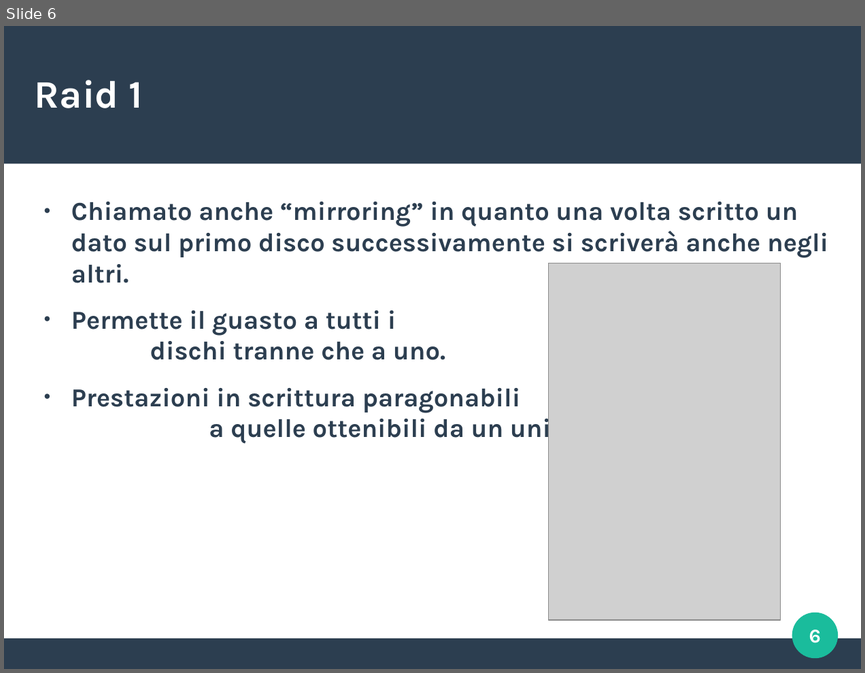
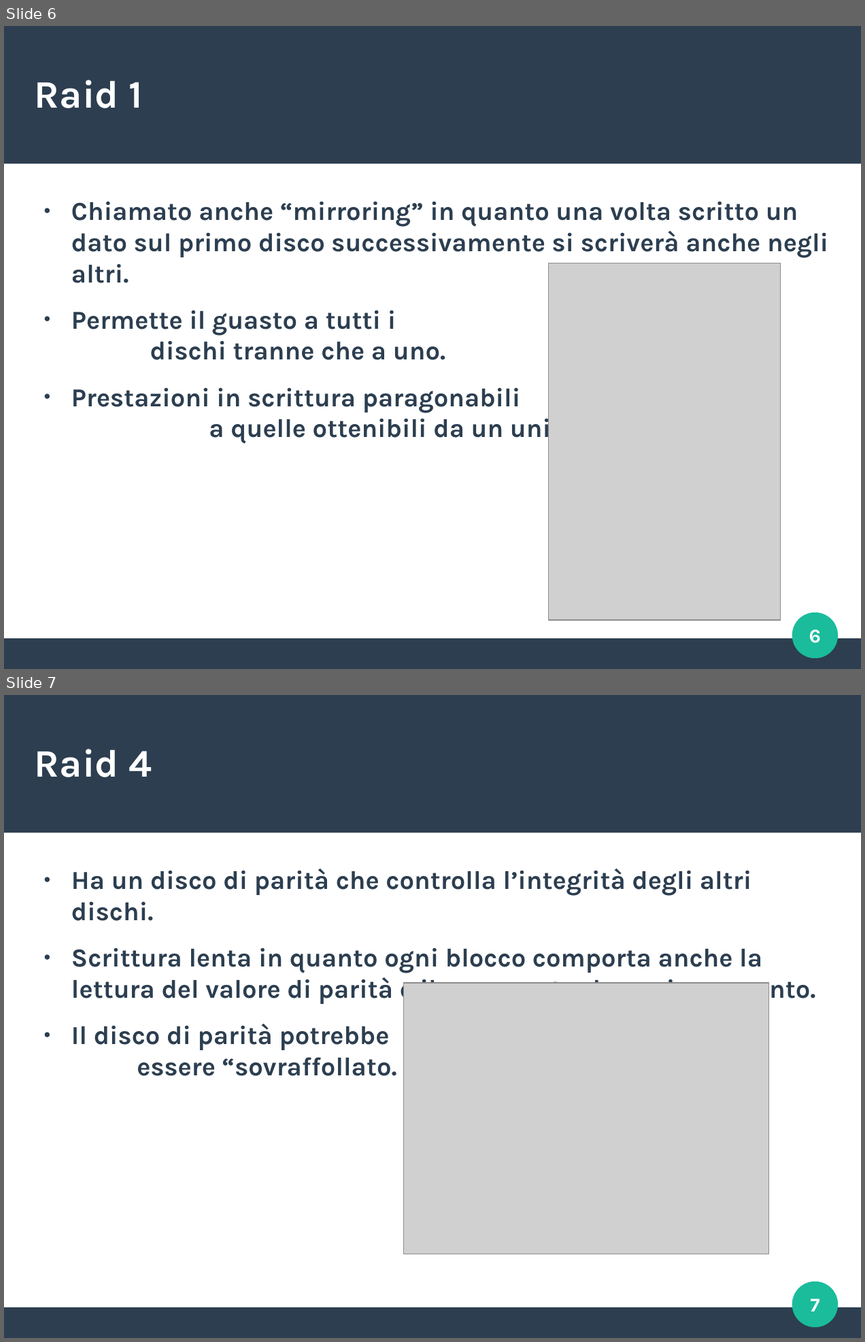
Before and after one commit to Brombe74/Debian-VM, a slide deck: Presentazione_sistemi.odp. Shown one above the other, each under a label of ours: slide 6 before the commit, slides 6 and 7 after it. The pictures are 865x673 and 865x1342 pixels, drawn with LibreOffice and Linux fonts; fonts in the diff are those of the drawing; grey boxes stand for pictures. Boxes give left, top, right and bottom in pixels: in the first picture for what was removed or moved away, otherwise in the second. Text is boxed around its words. In the diff, an @@ line names an element or a change of style, - is before the commit and + after.

```diff
--- a/Presentazione_sistemi.odp
+++ b/Presentazione_sistemi.odp
@@ slide 7 added at box(4, 695, 861, 1338), background #FFFFFF; not listed: 3 template elements that a slide beside it also shows @@
@@ title added at box(35, 749, 152, 777), 36 pt, text #FFFFFF, bold @@
+Raid 4
@@ text added at box(71, 868, 816, 1076), 24 pt, text #2C3E50, bold @@
+● Ha un disco di parità che controlla l’integrità degli altri dischi.
+● Scrittura lenta in quanto ogni blocco comporta anche la lettura del valore di parità e il suo eventuale aggiornamento.
+● Il disco di parità potrebbe essere “sovraffollato.
@@ picture added at box(404, 983, 769, 1253) @@
@@ page number added at box(810, 1298, 819, 1311), 18 pt, text #FFFFFF, bold @@
+7
```
Also in this commit, not shown: 2 slides changed, 1 other slide added, 2 slides removed.
